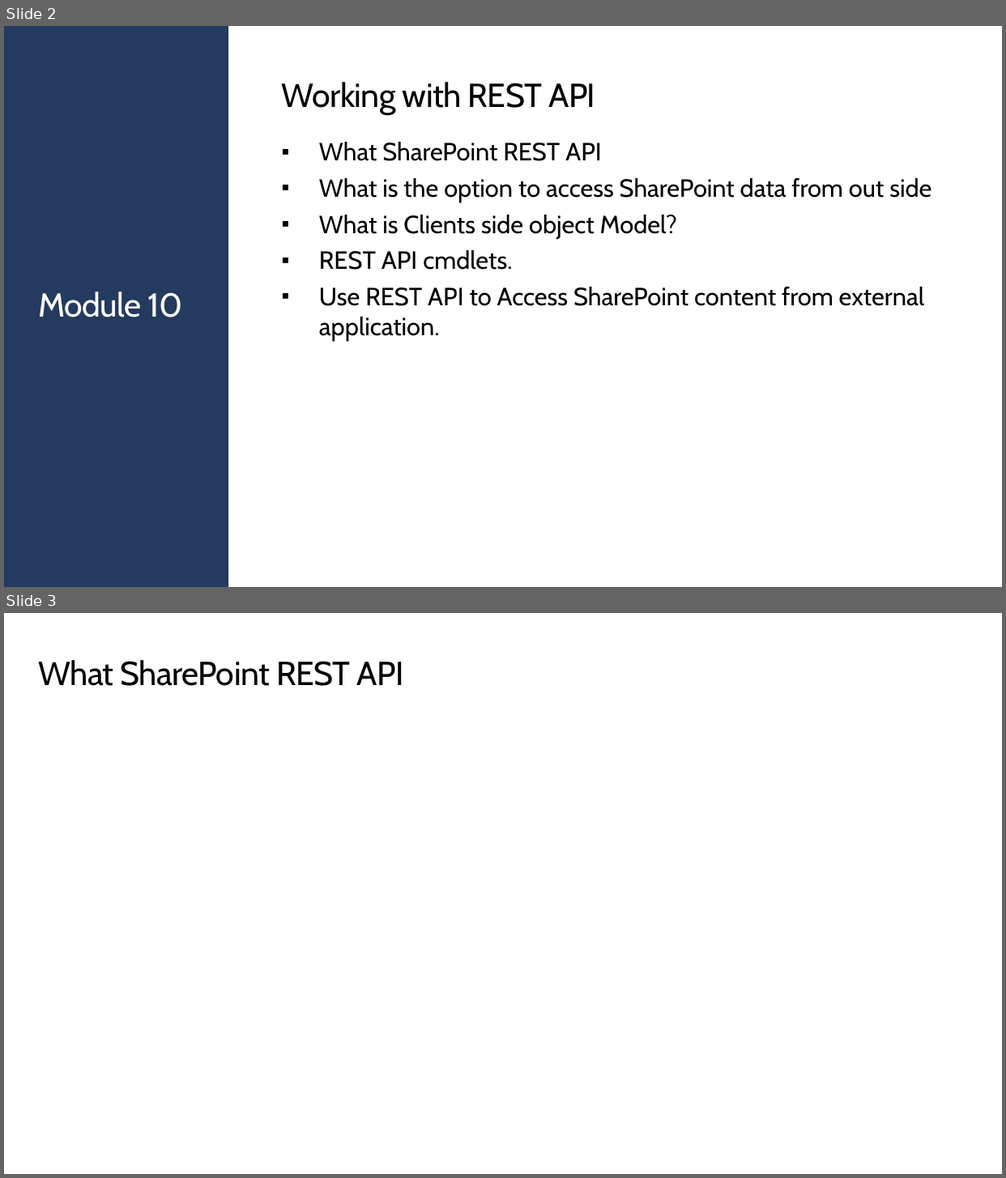
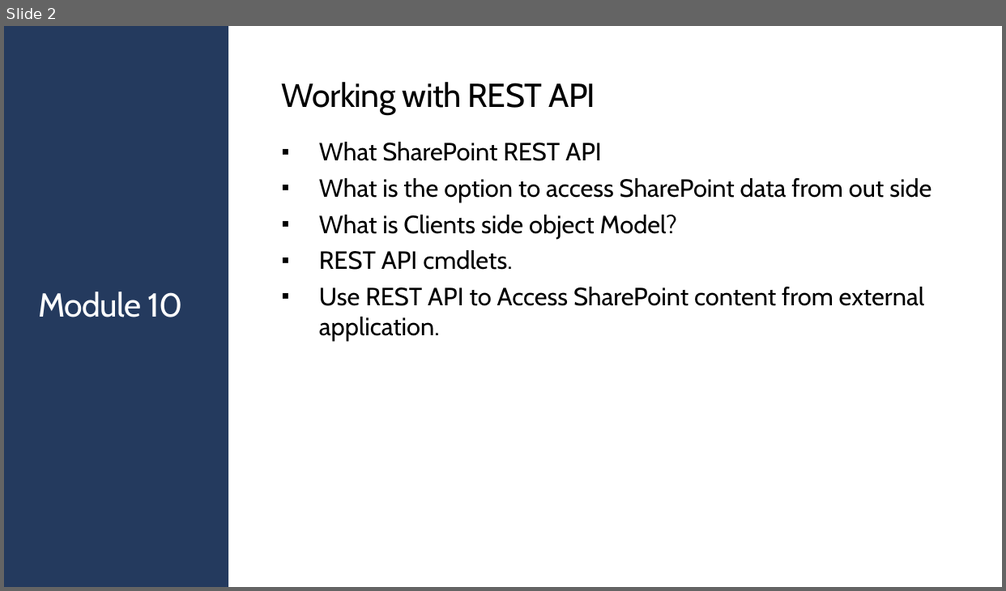
Before and after one commit to JPOWER4/SharePoint-2019-Training, a slide deck: Microsoft SharePoint 2019 Module 10.pptx. Shown one above the other, each under a label of ours: slides 2 and 3 before the commit, slide 2 after it. The pictures are 1006x1178 and 1006x591 pixels, drawn with LibreOffice and Linux fonts; fonts in the diff are those of the drawing. Boxes give left, top, right and bottom in pixels: in the first picture for what was removed or moved away, otherwise in the second. Text is boxed around its words. In the diff, an @@ line names an element or a change of style, - is before the commit and + after.

```diff
--- a/Microsoft SharePoint 2019 Module 10.pptx
+++ b/Microsoft SharePoint 2019 Module 10.pptx
@@ slide 3 removed at (4, 613, 1002, 1174), background #FFFFFF @@
@@ title removed at (38, 660, 404, 686) @@
-What SharePoint REST API
```
Also in this commit, not shown: 5 slides added, 4 other slides removed, 2 other files.
